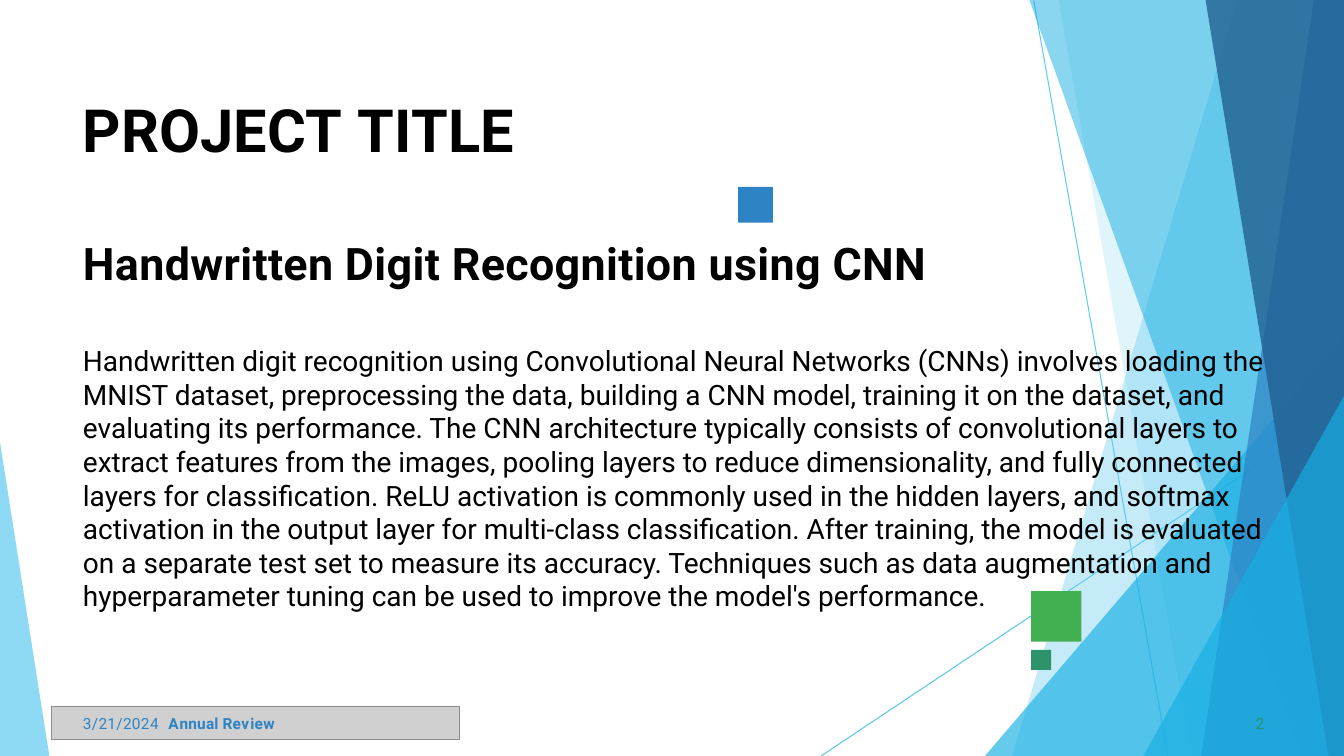
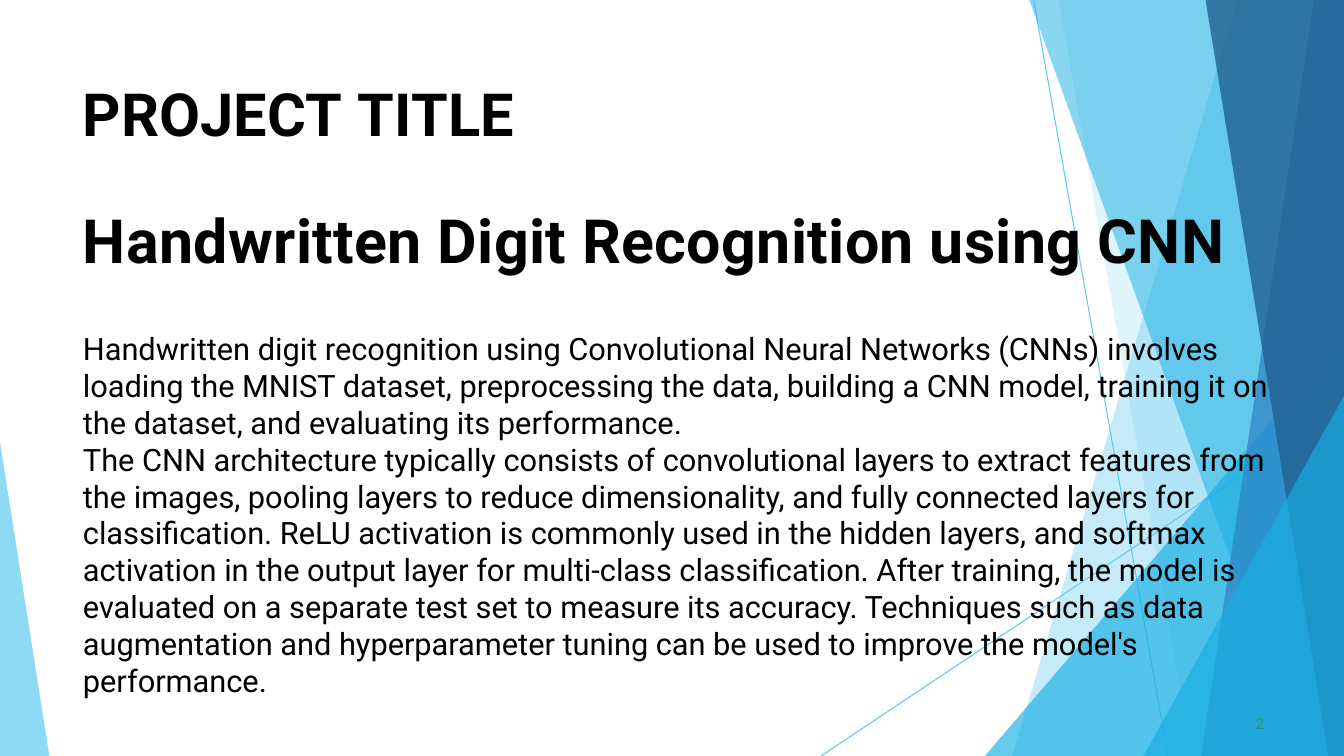
Before and after one commit to SANJANAS1331/TNSDC_Generative-AI, a slide deck: slide 2 of HDR_using_CNN.pptx. Drawn at 1344x756 pixels with LibreOffice and Linux fonts; fonts in the diff are those of the drawing; grey boxes stand for pictures. Boxes give left, top, right and bottom in pixels: in the first picture for what was removed or moved away, otherwise in the second. Text is boxed around its words. In the diff, an @@ line names an element or a change of style, - is before the commit and + after.

```diff
--- a/HDR_using_CNN.pptx
+++ b/HDR_using_CNN.pptx
@@ title "PROJECT TITLE Handwritten Digit Recognition ..." moved from (x1=83, y1=109, x2=1263, y2=612) to (x1=83, y1=93, x2=1268, y2=699) @@
@@ title "PROJECT TITLE Handwritten Digit Recognition ..." at (x1=83, y1=93, x2=1268, y2=699): size 32 to 43.5 pt in "Handwritten Digit Recognition using CNN"; size 20 to 22 pt @@
@@ freeform shape removed at (x1=738, y1=187, x2=772, y2=222) @@
@@ freeform shape removed at (x1=1031, y1=591, x2=1082, y2=641) @@
@@ freeform shape removed at (x1=1031, y1=650, x2=1052, y2=670) @@
@@ picture removed at (x1=51, y1=707, x2=460, y2=739) @@
@@ text removed at (x1=83, y1=717, x2=275, y2=730) @@
-3/21/2024 Annual Review
```
Also in this commit, not shown: 12 other slides changed.
